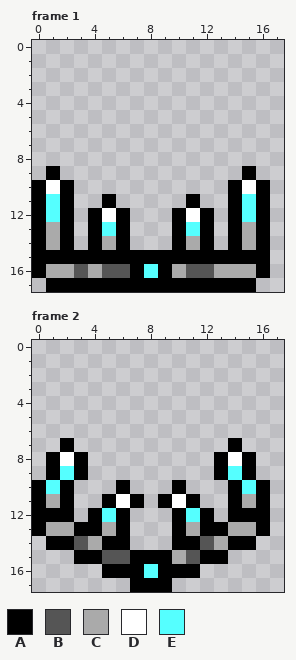
File history of a pixel-art file, resources/sprites/original/enemies/enemy-trap.ase. This is how it looked before the edit.
18x18 pixels, 4 frames. Colours within 5 levels of each other are drawn and written as one. Shown: frame 1, frame 2. The commit also changed other frames, which this record leaves out.
Palette (. is transparent): A #000000  B #555555  C #aaaaaa  D #ffffff  E #55ffff
Pixels before, frame 1, first column x 0:
 9 .A.............A.
10 ADA...........ADA
11 AEA..A.....A..AEA
12 AEA.ADA...ADA.AEA
13 ACA.AEA...AEA.ACA
14 ACA.ACA...ACA.ACA
15 AAAAAAAAAAAAAAAAA
16 ACCBCBBAEACBBCCCA
17 .AAAAAAAAAAAAAAA.
Pixels before, frame 2, first column x 0:
 7 ..A...........A..
 8 .ADA.........ADA.
 9 .AEA.........AEA.
10 AEA...A...A...AEA
11 ACA..ADA.ADA..ACA
12 AAA.AEA...AEA.AAA
13 ACCAACA...ACAACCA
14 .AABCAA...AABCAA.
15 ...AABBAAACBAA...
16 .....AAAEAAA.....
17 .......AAA.......
The same view after the edit:
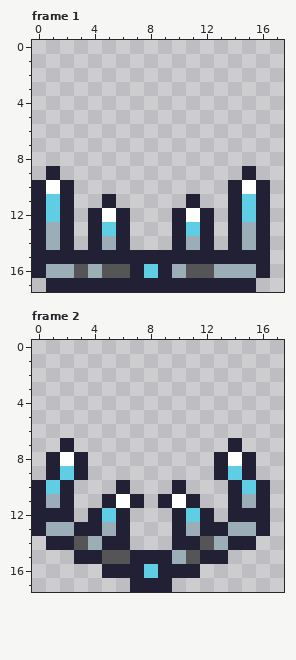
The exact change:
Colour A changes from #000000 to #222034.
Colour C changes from #aaaaaa to #9badb7.
Colour E changes from #55ffff to #5fcde4.
